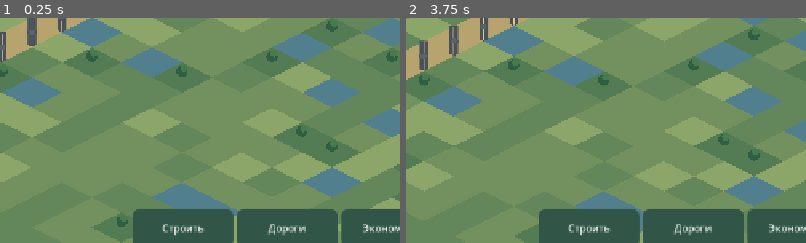
Above: before the commit, frames 1-2 (left to right).
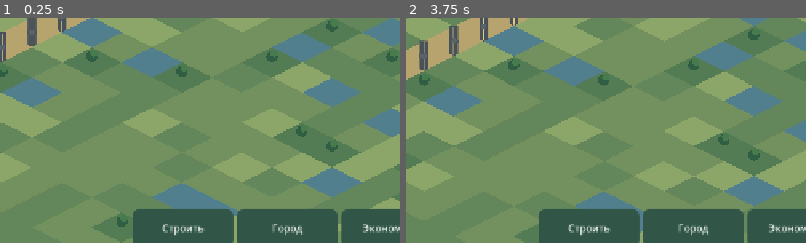
Above: after the commit, the same moments.

Repository: maillunex-lang/LunexEconom
Game: Godot game, scene res://world.tscn
Two runs of this game, one before a commit and one after it. Both use one fixed random seed, a clock stepped at 60 frames per second and the inputs below. This scene is started directly instead of the project's main scene.
Inputs (mouse positions are % of the whole screen's width and height, from its top left):
- Up to frame 1 (0.25 s): no input
- Up to frame 2 (3.75 s): click "Обновить" at 0.5 s; click "Обновить" at 1.25 s; click "Обновить" at 2 s; tap Enter at 2.75 s; move the mouse to (72, 45) at 2.77 s; click (72, 45) at 2.92 s; tap Space at 3.5 s; drag from (30, 55) to (45, 70) at 3.52 s
The pictures show only the part of the screen within x 1-51%, y 45-95%; the shares and areas given below are measured in that part.

The runs differ from the first frame. In frame 1, 0.3% of the frame differs, in the area x 66-77%, y 91-97%; in frame 2, 0.3%.

Commit message:
feat(city): mayor, tax policy within legal limits, city budget and social buildings
Co-Authored-By: Claude Sonnet 5.5 <noreply@anthropic.com>
Claude-Session: https://claude.ai/code/session_01Mco3UPKm2ziT5TRCvdJHot

Diff:
--- a/client/world.gd
+++ b/client/world.gd
@@ -56,7 +56,7 @@
     if server_cells.has(coord):
         var kind := str(server_cells[coord].get("kind", ""))
         if kind == "road_changed": return 3
-        if kind == "building_created" or kind in ["farm", "mine", "factory", "warehouse"]: return 6
+        if kind == "building_created" or kind in ["farm", "mine", "factory", "warehouse", "school", "hospital", "park"]: return 6
         if kind == "building_removed": return 0
     # Integer-only hash: independent of call order and frame rate.
     var h := (x * 73856093) ^ (y * 19349663) ^ SEED
@@ -72,7 +72,7 @@
     return n % 3
 
 func _is_building_event(kind: String) -> bool:
-    return kind == "building_created" or kind in ["farm", "mine", "factory", "warehouse"]
+    return kind == "building_created" or kind in ["farm", "mine", "factory", "warehouse", "school", "hospital", "park"]
 
 func _set_server_road(coord: Vector2i, present: bool) -> void:
     if present: roads.segments[coord] = true
@@ -84,7 +84,7 @@
 func apply_server_event(event: Dictionary) -> void:
     var kind := str(event.get("kind", ""))
     if not (_is_building_event(kind) or kind in ["building_removed", "road_changed"]): return
-    var building_kind := str(event.get("building_kind", kind if kind in ["farm", "mine", "factory", "warehouse"] else ""))
+    var building_kind := str(event.get("building_kind", kind if kind in ["farm", "mine", "factory", "warehouse", "school", "hospital", "park"] else ""))
     for cell in event.get("cells", []):
         if not cell is Array or cell.size() != 2: continue
         var coord := Vector2i(int(cell[0]), int(cell[1]))
@@ -107,7 +107,7 @@
         if kind == "road_changed":
             roads.segments[c] = true
         else:
-            var bk := str(cell.get("building_kind", kind if kind in ["farm", "mine", "factory", "warehouse"] else ""))
+            var bk := str(cell.get("building_kind", kind if kind in ["farm", "mine", "factory", "warehouse", "school", "hospital", "park"] else ""))
             server_cells[c] = {"kind":"building_created","building_kind":bk,"object_id":cell.get("object_id", ""),"owner":str(cell.get("owner", ""))}
     # Roads on the chunk border change the shape of roads in neighbouring chunks.
     for dx in range(-1, 2):
@@ -296,6 +296,9 @@
         "mine": return Vector2i(2, 3)
         "factory": return Vector2i(3, 2)
         "warehouse": return Vector2i(3, 3)
+        "school": return Vector2i(3, 2)
+        "hospital": return Vector2i(3, 3)
+        "park": return Vector2i(2, 2)
     return Vector2i.ZERO
 
 func preview_build(cell: Vector2i) -> Dictionary:
--- a/client/world_screen.gd
+++ b/client/world_screen.gd
@@ -168,7 +168,7 @@
     build_toolbar.offset_top = -94
     build_toolbar.offset_bottom = -20
     build_toolbar.add_child(_ui_button("Строить", _open_catalog))
-    build_toolbar.add_child(_ui_button("Дороги", func(): _open_section("Дороги")))
+    build_toolbar.add_child(_ui_button("Город", func(): _open_section("Город")))
     build_toolbar.add_child(_ui_button("Экономика", func(): _open_section("Экономика")))
     build_toolbar.add_child(_ui_button("Логистика", func(): _open_section("Логистика")))
     build_toolbar.add_child(_ui_button("Меню", func(): _open_section("Меню")))
@@ -243,6 +243,20 @@
     section_actions.add_child(_ui_button("Погасить кредит", _repay_loan, 200))
     section_content.add_child(section_actions)
     section_actions.hide()
+    city_actions = VBoxContainer.new()
+    var tax_row := HBoxContainer.new()
+    tax_row.add_child(_ui_button("Прибыль −1%", func(): _city_tax_step(-0.01, 0.0), 150))
+    tax_row.add_child(_ui_button("Прибыль +1%", func(): _city_tax_step(0.01, 0.0), 150))
+    tax_row.add_child(_ui_button("Имущество −0.2%", func(): _city_tax_step(0.0, -0.002), 170))
+    tax_row.add_child(_ui_button("Имущество +0.2%", func(): _city_tax_step(0.0, 0.002), 170))
+    city_actions.add_child(tax_row)
+    var build_row := HBoxContainer.new()
+    build_row.add_child(_ui_button("Школа", func(): _start_city_build("school"), 150))
+    build_row.add_child(_ui_button("Больница", func(): _start_city_build("hospital"), 150))
+    build_row.add_child(_ui_button("Парк", func(): _start_city_build("park"), 150))
+    city_actions.add_child(build_row)
+    section_content.add_child(city_actions)
+    city_actions.hide()
     section_panel.hide()
     get_viewport().size_changed.connect(_layout_ui_v1)
     call_deferred("_layout_ui_v1")
@@ -319,16 +333,18 @@
     details_panel.hide()
     section_title.text = section
     match section:
-        "Дороги":
-            section_body.text = "Выберите клетку на карте и нажмите «Проложить дорогу». Подключение проверяется по дорожной сети."
+        "Город":
+            section_body.text = _city_text()
+            _refresh_city()
         "Экономика":
             section_body.text = _economy_text()
             _refresh_wallet()
         "Логистика":
             section_body.text = "Маршруты поставок и транспортные задания находятся в разработке. Дорожная сеть доступна на карте."
         "Меню":
-            section_body.text = "Башкирия: Мёд и Нефть\nВерсия интерфейса 1.0\nУправление: одним пальцем двигайте карту, двумя изменяйте масштаб."
+            section_body.text = "Башкирия: Мёд и Нефть\nВерсия интерфейса 1.0\nУправление: одним пальцем двигайте карту, двумя изменяйте масштаб. Дороги к зданиям прокладываются автоматически."
     section_actions.visible = section == "Экономика"
+    city_actions.visible = section == "Город" and _is_mayor()
     _show_panel(section_panel)
     call_deferred("_layout_ui_v1")
 
@@ -341,6 +357,7 @@
     call_deferred("_layout_ui_v1")
 
 func _choose_ui_build(kind: String) -> void:
+    city_mode = false
     world.choose_build(kind)
     catalog_panel.hide()
     _show_panel(placement_panel)
@@ -349,6 +366,7 @@
     call_deferred("_layout_ui_v1")
 
 func _cancel_ui_build() -> void:
+    city_mode = false
     world.cancel_build()
     placement_panel.hide()
     info.text = "Строительство отменено"
@@ -357,6 +375,10 @@
     if result.get("ok", false):
         var road_len: int = (result.get("access", []) as Array).size()
         var total := int(building_costs.get(world.build_type, 0)) + road_len * road_cell_cost
+        if city_mode:
+            info.text = "Из бюджета: %s (в казне %s)" % [_fmt_money(total), _fmt_money(int(city.get("budget", 0)))]
+            if build_hint != null: build_hint.text = info.text
+            return
         var text := "Цена %s" % _fmt_money(total)
         if road_len > 0: text += " (с дорогой %d кл.)" % road_len
         var per_month := _month_profit(world.build_type)
@@ -417,9 +439,12 @@
                     world.apply_server_event(event)
             world.cancel_build()
             placement_panel.hide()
+            var from_budget := city_mode
+            city_mode = false
+            if from_budget: _refresh_city()
             var road_cells := int(data.get("road_cells", 0))
-            if data.has("balance"): _set_balance(int(data["balance"]))
-            info.text = "Построено за %s" % _fmt_money(int(data.get("cost", 0))) + ((" · дорога +%d кл." % road_cells) if road_cells > 0 else "")
+            if data.has("balance") and not from_budget: _set_balance(int(data["balance"]))
+            info.text = ("Построено за счёт бюджета: %s" if from_budget else "Построено за %s") % _fmt_money(int(data.get("cost", 0))) + ((" · дорога +%d кл." % road_cells) if road_cells > 0 else "")
         else:
             var errors := {"occupied":"Участок уже занят", "invalid_build":"Неверное место или тип здания", "outside_wo …(260 unchanged characters)…
             if str(data.get("error", "")) == "insufficient_funds":
@@ -430,7 +455,7 @@
             if build_hint != null: build_hint.text = info.text
     )
     var headers := PackedStringArray(["Content-Type: application/json", "Authorization: Bearer " + GameSession.access_token])
-    var err := req.request("https://rikagro.ru/lunexeconom/api/build", headers, HTTPClient.METHOD_POST, JSON.stringify(payload))
+    var err := req.request(API_ROOT + ("city/build" if city_mode else "build"), headers, HTTPClient.METHOD_POST, JSON.stringify(payload))
     if err != OK:
         ui_pending = false
         req.queue_free()
@@ -497,7 +522,7 @@
 
 # ---- Economy (server-authoritative; the client only displays) ----
 const API_ROOT := "https://rikagro.ru/lunexeconom/api/"
-var building_costs := {"farm": 120000, "mine": 300000, "factory": 450000, "warehouse": 80000}
+var building_costs := {"farm": 120000, "mine": 300000, "factory": 450000, "warehouse": 80000, "school": 400000, "hospital": 800000, "park": 150000}
 var road_cell_cost := 5000
 var wallet_balance := -1
 var wallet_transactions: Array = []
@@ -513,10 +538,13 @@
 var loan: Dictionary = {}
 var loan_pending := false
 var section_actions: HBoxContainer
+var city_actions: VBoxContainer
+var city: Dictionary = {}
+var city_mode := false
 const LOAN_STEP := 100000
 var seen_bankruptcy_month = null
 var seen_missed := 0
-const KIND_NAMES := {"farm": "Ферма", "mine": "Шахта", "factory": "Завод", "warehouse": "Склад"}
+const KIND_NAMES := {"farm": "Ферма", "mine": "Шахта", "factory": "Завод", "warehouse": "Склад", "school": "Школа", "hospital": "Больница", "park": "Парк"}
 var production := {"farm": {"product_id": "honey", "output": 100, "unit_price": 200, "upkeep": 2000, "jobs": 4}, "mine" …(329 unchanged characters)…
 
 func _fmt_money(value: int) -> String:
@@ -711,6 +739,7 @@
 
 func _refresh_terms() -> void:
     _refresh_market()
+    _refresh_city()
     _api_get("world", false, func(data: Dictionary) -> void:
         var eco = data.get("economy", null)
         if not eco is Dictionary: return
@@ -765,6 +794,7 @@
 func _owner_name(owner: String) -> String:
     for c in competitors:
         if c is Dictionary and str(c.get("owner", "")) == owner: return str(c.get("name", owner))
+    if owner == "city": return "Город"
     return owner.trim_prefix("npc:") if owner.begins_with("npc:") else owner
 
 func _api_post(path: String, payload: Dictionary, callback: Callable) -> void:
@@ -837,3 +867,63 @@
                 "no_loan": "Кредита нет", "invalid_amount": "Недопустимая сумма", "unauthorized": "Сессия завершена, войдите снова"}
             info.text = str(errors.get(str(data.get("error", "")), "Операция не выполнена (HTTP %d)" % code))
     )
+
+# ---- City government (the mayor, budget, taxes and social services) ----
+func _is_mayor() -> bool:
+    var m = city.get("mayor", null)
+    return m is Dictionary and GameSession.username != "" and str(m.get("owner", "")) == GameSession.username
+
+func _refresh_city() -> void:
+    _api_get("city", false, func(data: Dictionary) -> void:
+        city = data
+        if section_panel != null and section_panel.visible and section_title.text == "Город":
+            section_body.text = _city_text()
+            city_actions.visible = _is_mayor()
+    )
+
+func _city_text() -> String:
+    if city.is_empty(): return "Загрузка данных города..."
+    var lines: PackedStringArray = []
+    var m: Dictionary = city.get("mayor", {})
+    var who := "вы" if _is_mayor() else str(m.get("name", "—"))
+    lines.append("Мэр: %s (срок до %s)" % [who, _month_label(int(m.get("term_end_month", 0)))])
+    lines.append("Бюджет: %s · налоги за прошлый месяц %s · содержание служб %s/мес" % [_fmt_money(int(city.get("budget", 0))), _fmt_money(int(city.get("collected_last_month", 0))), _fmt_money(int(city.get("services_upkeep", 0)))])
+    var t: Dictionary = city.get("taxes", {})
+    if not t.is_empty() and bool(t.get("enabled", true)):
+        var lim: Dictionary = t.get("limits", {})
+        lines.append("Налоги: прибыль %s%% (допустимо %s–%s%%), имущество %s%% в год (до %s%%). НДС задаёт закон." % [_pct(float(t.get("profit_tax", 0.0))), _pct(float(lim.get("profit_tax", [0.05, 0.25])[0])), _pct(float(lim.get("profit_tax", [0.05, 0.25])[1])), _pct(float(t.get("property_tax", 0.0))), _pct(float(lim.get("property_tax", [0.0, 0.022])[1]))])
+    var soc: Dictionary = city.get("social", {})
+    if not soc.is_empty():
+        var counts: Dictionary = soc.get("counts", {})
+        var cov: Dictionary = soc.get("coverage", {})
+        lines.append("Качество жизни: %d%% (больше выпуск и приток жителей)%s" % [int(round(float(soc.get("quality", 0.0)) * 100.0)), "" if bool(soc.get("funded", true)) else " — службы недофинансированы!"])
+        for k in ["school", "hospital", "park"]:
+            lines.append("%s: %d шт., охват %d%%, цена %s" % [KIND_NAMES[k], int(counts.get(k, 0)), int(round(float(cov.get(k, 0.0)) * 100.0)), _fmt_money(int(float(city.get("costs", {}).get(k, 0))))])
+    if _is_mayor():
+        lines.append("Вы мэр: налоги можно менять раз в игровой месяц, зарплата %s/мес из бюджета." % _fmt_money(int(city.get("salary", 0))))
+    return "\n".join(lines)
+
+func _city_tax_step(d_profit: float, d_property: float) -> void:
+    var t: Dictionary = city.get("taxes", {})
+    if t.is_empty(): return
+    var lim: Dictionary = t.get("limits", {})
+    var profit := clampf(snappedf(float(t.get("profit_tax", 0.13)) + d_profit, 0.001), float(lim.get("profit_tax", [0.05, 0.25])[0]), float(lim.get("profit_tax", [0.05, 0.25])[1]))
+    var prop := clampf(snappedf(float(t.get("property_tax", 0.022)) + d_property, 0.001), float(lim.get("property_tax", [0.0, 0.022])[0]), float(lim.get("property_tax", [0.0, 0.022])[1]))
+    _api_post("city/taxes", {"profit_tax": profit, "property_tax": prop}, func(code: int, data: Dictionary) -> void:
+        if code == 200:
+            info.text = "Налоги изменены: прибыль %s%%, имущество %s%%" % [_pct(profit), _pct(prop)]
+            _refresh_city()
+            _refresh_terms()
+        else:
+            var errors := {"cooldown": "Налоги можно менять раз в игровой месяц", "out_of_limits": "Ставка вне допустимых пределов", "not_mayor": "Вы не мэр", "unauthorized": "Сессия завершена, войдите снова"}
+            info.text = str(errors.get(str(data.get("error", "")), "Не удалось изменить налоги (HTTP %d)" % code))
+    )
+
+func _start_city_build(kind: String) -> void:
+    if not _is_mayor(): return
+    city_mode = true
+    world.choose_build(kind)
+    section_panel.hide()
+    _show_panel(placement_panel)
+    build_hint.text = "Выберите участок для: %s (оплата из бюджета)" % KIND_NAMES[kind]
+    call_deferred("_layout_ui_v1")
Not shown, changed: docs/PROGRESS.md
